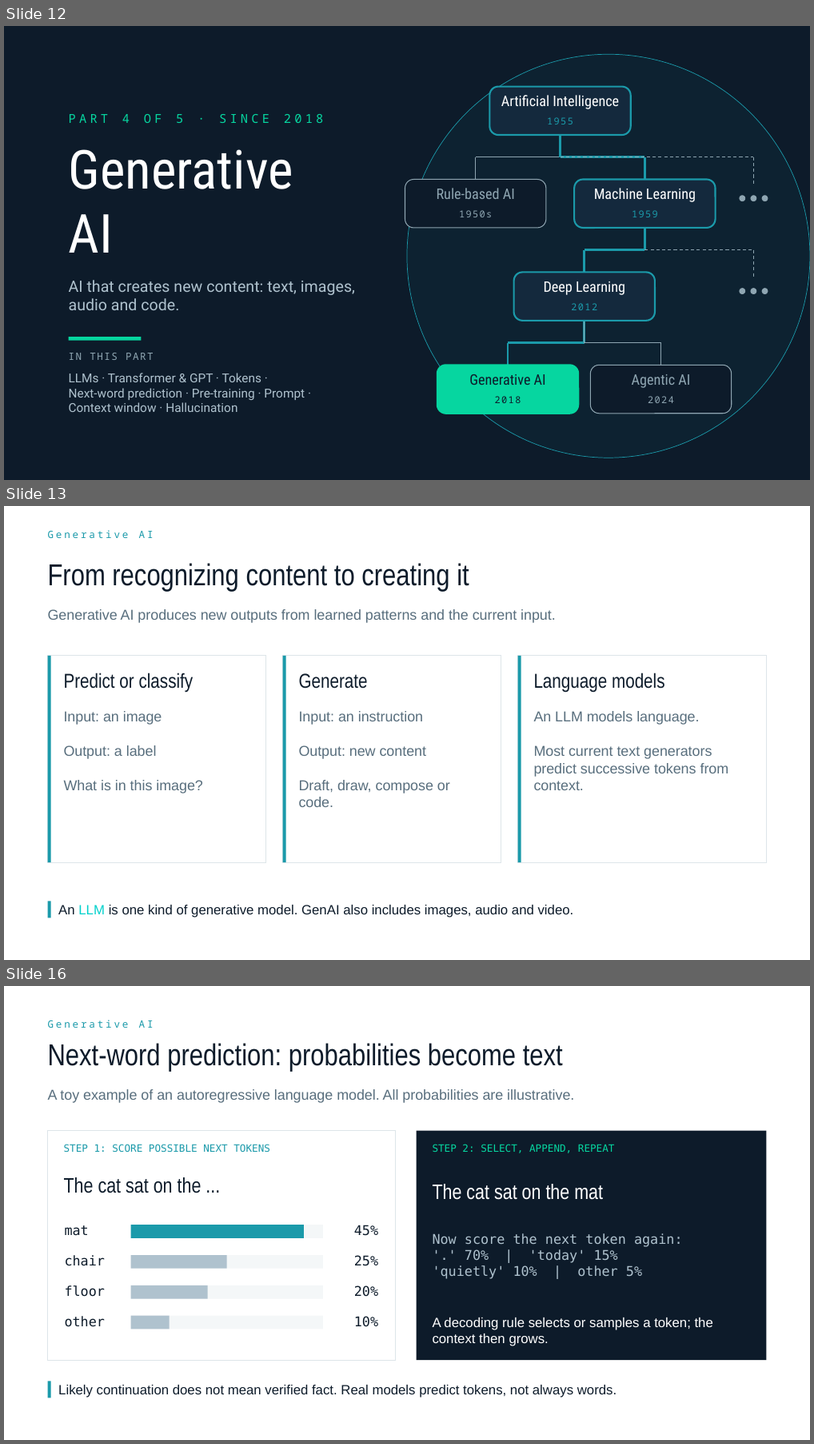
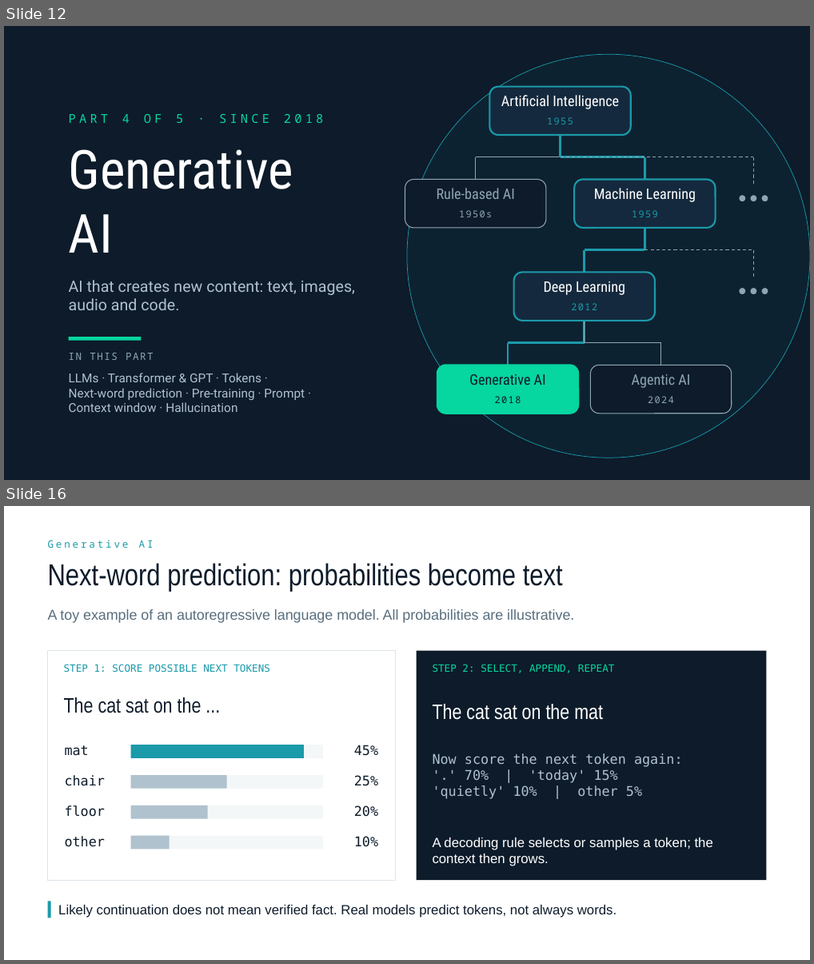
Before and after one commit to lukasroedl/ai-terminology-hell, a slide deck: ai-terminology-hell.pptx. Shown one above the other, each under a label of ours: slides 12, 13 and 16 before the commit, slides 12 and 16 after it; the slides between them are not shown. The pictures are 814x1444 and 814x964 pixels, drawn with LibreOffice and Linux fonts; fonts in the diff are those of the drawing. Boxes give left, top, right and bottom in pixels: in the first picture for what was removed or moved away, otherwise in the second. Text is boxed around its words. In the diff, an @@ line names an element or a change of style, - is before the commit and + after.

```diff
--- a/ai-terminology-hell.pptx
+++ b/ai-terminology-hell.pptx
@@ slide 13 removed at bbox=[4, 506, 810, 960], background #FFFFFF @@
@@ text removed at bbox=[48, 530, 154, 538] @@
-Generative AI
@@ text removed at bbox=[48, 563, 470, 592] @@
-From recognizing content to creating it
@@ text removed at bbox=[48, 609, 556, 623] @@
-Generative AI produces new outputs from learned patterns and the current input.
@@ rectangle removed at bbox=[47, 655, 266, 862] @@
@@ rectangle removed at bbox=[47, 655, 50, 862] @@
@@ text removed at bbox=[64, 672, 194, 692] @@
-Predict or classify
@@ rectangle removed at bbox=[283, 655, 502, 862] @@
@@ rectangle removed at bbox=[283, 655, 286, 862] @@
@@ text removed at bbox=[299, 673, 368, 688] @@
-Generate
@@ rectangle removed at bbox=[518, 655, 767, 862] @@
@@ rectangle removed at bbox=[518, 655, 522, 862] @@
@@ text removed at bbox=[534, 672, 666, 692] @@
-Language models
@@ text removed at bbox=[64, 711, 202, 793] @@
-Input: an image
-Output: a label
-What is in this image?
@@ text removed at bbox=[299, 711, 450, 807] @@
-Input: an instruction
-Output: new content
-Draft, draw, compose or code.
@@ text removed at bbox=[534, 711, 730, 790] @@
-An LLM models language.
-Most current text generators predict successive tokens from context.
@@ rectangle removed at bbox=[47, 901, 50, 918] @@
@@ text removed at bbox=[58, 904, 574, 917] @@
-An LLM is one kind of generative model. GenAI also includes images, audio and video.
```
Also in this commit, not shown: 3 slides changed, 3 slides added, 1 other slide removed, 11 other files.
